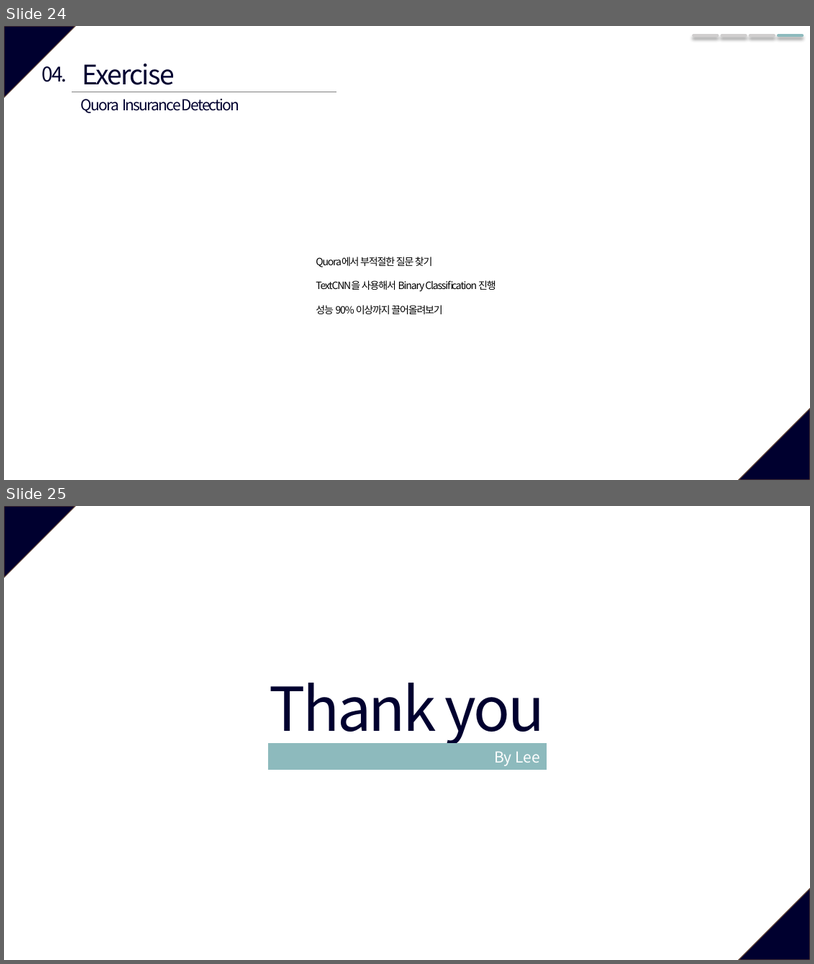
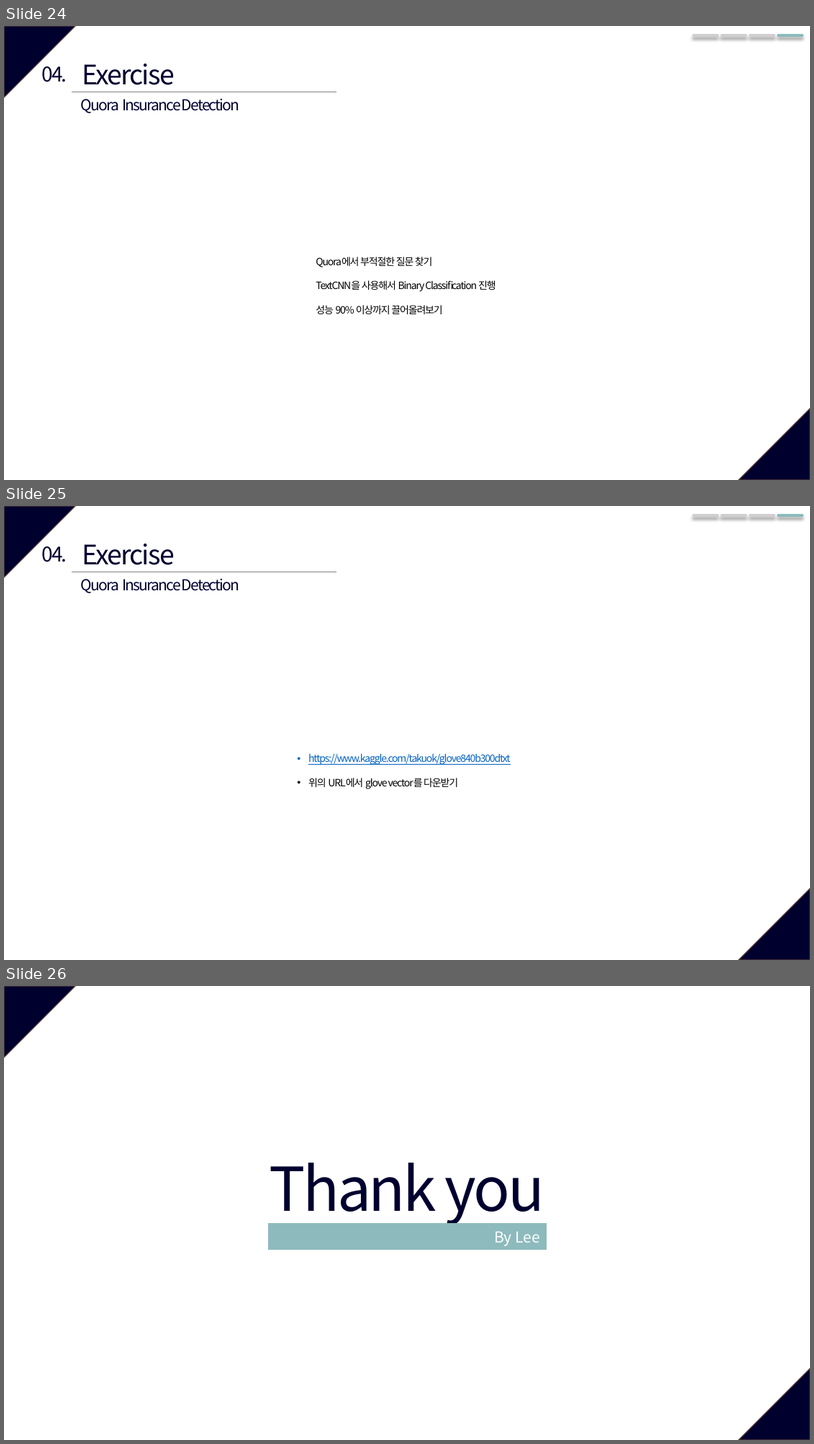
Before and after one commit to vhrehfdl/deep-learning-study, a slide deck: chapter5/Deep Learning 5강(CNN).pptx. Shown one above the other, each under a label of ours: slides 24 and 25 before the commit, slides 24, 25 and 26 after it. The pictures are 814x964 and 814x1444 pixels, drawn with LibreOffice and Linux fonts; fonts in the diff are those of the drawing. Boxes give left, top, right and bottom in pixels: in the first picture for what was removed or moved away, otherwise in the second. Text is boxed around its words. In the diff, an @@ line names an element or a change of style, - is before the commit and + after.

Commit message:
Add chapter6 ppt

```diff
--- a/chapter5/Deep Learning 5강(CNN).pptx
+++ b/chapter5/Deep Learning 5강(CNN).pptx
@@ slide 25 added at (4, 506, 810, 960), background #FFFFFF; not listed: 2 template elements that a slide beside it also shows @@
@@ line added from (694, 515) to (718, 515), #D0CECE 3.5 pt @@
@@ line added from (722, 515) to (746, 515), #D0CECE 3.5 pt @@
@@ line added from (751, 515) to (774, 515), #D0CECE 3.5 pt @@
@@ line added from (779, 515) to (802, 515), #8DBABD 3.5 pt @@
@@ text added at (41, 546, 67, 562), 24 pt, text #00002F @@
+04.
@@ text added at (82, 543, 175, 565), 32 pt, text #00002F @@
+Exercise
@@ line added from (72, 572) to (337, 572), #808080 0.5 pt @@
@@ text added at (81, 579, 240, 593), 18 pt, text #00002F @@
+Quora Insurance Detection
@@ text added at (309, 754, 511, 789), 12 pt, text #0563C1, underline @@
+• https://www.kaggle.com/takuok/glove840b300dtxt
+• 위의 URL에서 glove vector를 다운받기
@@ what was slide 25 is now slide 26 @@
```
Also in this commit, not shown: 7 other files.
